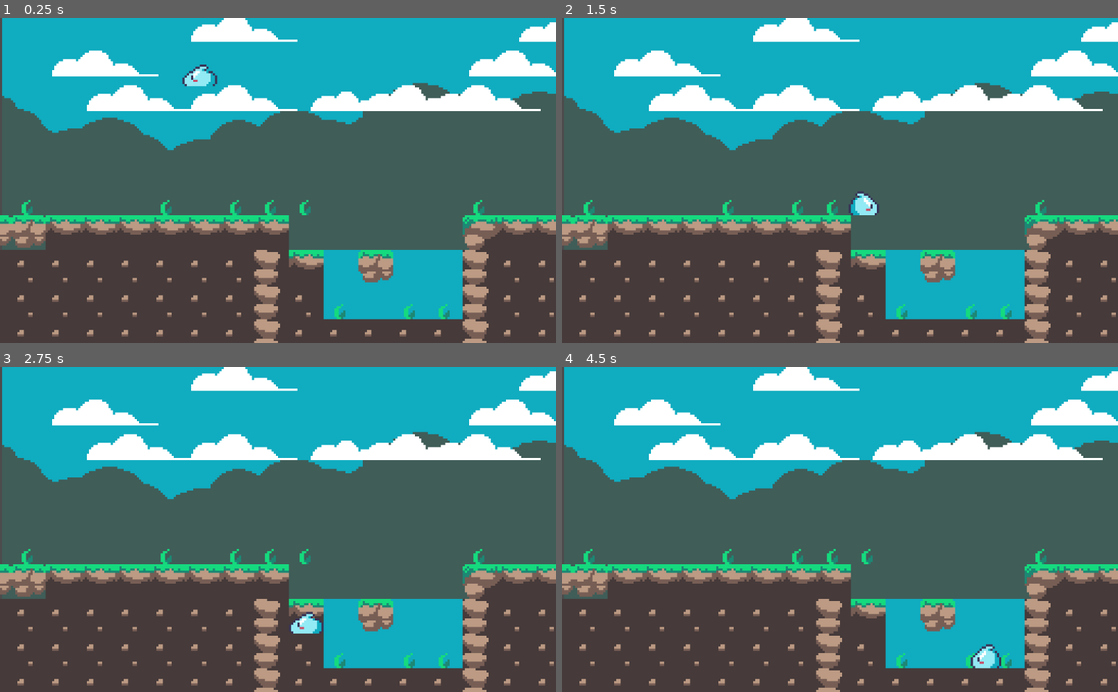
Above: before the commit, frames 1-4 (two rows, left to right).
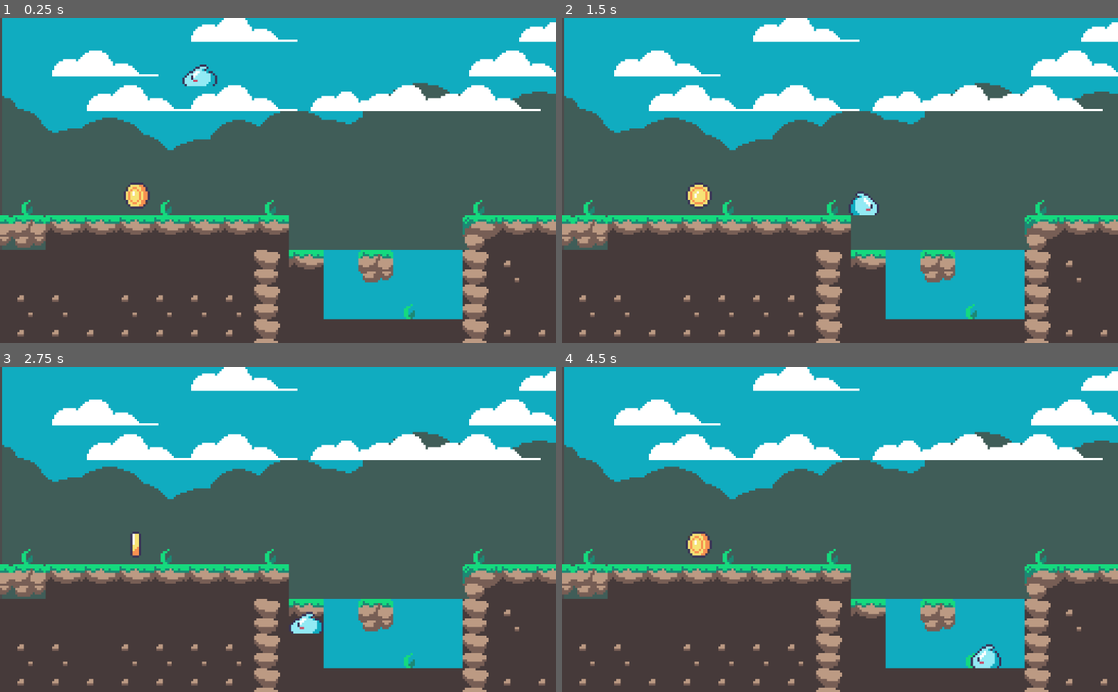
Above: after the commit, the same moments.

Repository: felixalguzman/turbo-couscous
Game: Godot game, scene res://Scenes/World.tscn
The game is run twice, just before and just after one commit, with the same random seed, the same clock (stepped at 60 frames per second) and the same inputs.
Inputs:
- Up to frame 1 (0.25 s): no input
- Up to frame 2 (1.5 s): tap Enter (ui_accept) at 0.5, 0.77 s; hold Right (ui_right) from 0.53 s (still down)
- Up to frame 3 (2.75 s): tap Enter (ui_accept) at 1.52 s; release Right (ui_right) at 2.03 s; hold Left (ui_left) from 2.03 s (still down)
- Up to frame 4 (4.5 s): release Left (ui_left) at 2.78 s; hold Right (ui_right) 2.78-4.28 s; tap Enter (ui_accept) at 3.02, 3.77 s; hold Left (ui_left) from 4.28 s (still down)

The runs differ from the first frame. In frame 1, 1.1% of the frame differs, in the area x 3-100%, y 50-99%; in frame 2, 1.0%; in frame 3, 0.9%; in frame 4, 1.1%.

Commit message:
Add coin
Coin sprite with animation

Diff:
--- /dev/null
+++ b/Scenes/Coin.tscn
@@ -0,0 +1,58 @@
+[gd_scene load_steps=6 format=2]
+
+[ext_resource path="res://Rocky Roads/coin.png" type="Texture" id=1]
+[ext_resource path="res://Scripts/Coin2D.gd" type="Script" id=2]
+
+[sub_resource type="CircleShape2D" id=1]
+radius = 6.0
+
+[sub_resource type="Animation" id=2]
+resource_name = "Idle"
+length = 0.7
+loop = true
+tracks/0/type = "value"
+tracks/0/path = NodePath("Sprite:frame")
+tracks/0/interp = 1
+tracks/0/loop_wrap = true
+tracks/0/imported = false
+tracks/0/enabled = true
+tracks/0/keys = {
+"times": PoolRealArray( 0, 0.2, 0.4, 0.7 ),
+"transitions": PoolRealArray( 1, 1, 1, 1 ),
+"update": 1,
+"values": [ 0, 1, 2, 3 ]
+}
+
+[sub_resource type="Animation" id=3]
+length = 0.001
+tracks/0/type = "value"
+tracks/0/path = NodePath("Sprite:frame")
+tracks/0/interp = 1
+tracks/0/loop_wrap = true
+tracks/0/imported = false
+tracks/0/enabled = true
+tracks/0/keys = {
+"times": PoolRealArray( 0 ),
+"transitions": PoolRealArray( 1 ),
+"update": 0,
+"values": [ 0 ]
+}
+
+[node name="Coin" type="Node2D"]
+
+[node name="Coin2D" type="Area2D" parent="."]
+script = ExtResource( 2 )
+
+[node name="CollisionShape2D" type="CollisionShape2D" parent="Coin2D"]
+shape = SubResource( 1 )
+
+[node name="Sprite" type="Sprite" parent="Coin2D"]
+texture = ExtResource( 1 )
+hframes = 4
+
+[node name="AnimationPlayer" type="AnimationPlayer" parent="Coin2D"]
+autoplay = "Idle"
+anims/Idle = SubResource( 2 )
+anims/RESET = SubResource( 3 )
+
+[connection signal="body_shape_entered" from="Coin2D" to="Coin2D" method="_on_Coin2D_body_shape_entered"]
--- a/Scenes/World.tscn
+++ b/Scenes/World.tscn
@@ -1,15 +1,25 @@
-[gd_scene load_steps=10 format=2]
+[gd_scene load_steps=14 format=2]
 
 [ext_resource path="res://Rocky Roads/tileset forest.png" type="Texture" id=1]
 [ext_resource path="res://Scenes/Player.tscn" type="PackedScene" id=2]
 [ext_resource path="res://Rocky Roads/background1.png" type="Texture" id=3]
 [ext_resource path="res://Rocky Roads/water_8frames.png" type="Texture" id=4]
 [ext_resource path="res://Rocky Roads/clouds.png" type="Texture" id=5]
+[ext_resource path="res://Scenes/Coin.tscn" type="PackedScene" id=6]
 
 [sub_resource type="ConvexPolygonShape2D" id=1]
 points = PoolVector2Array( 16, 16, 0, 16, 0, 0, 16, 0 )
 
 [sub_resource type="ConvexPolygonShape2D" id=3]
+points = PoolVector2Array( 0, 0, 16, 0, 16, 16, 0, 16 )
+
+[sub_resource type="ConvexPolygonShape2D" id=5]
+points = PoolVector2Array( 0, 0, 16, 0, 16, 16, 0, 16 )
+
+[sub_resource type="ConvexPolygonShape2D" id=6]
+points = PoolVector2Array( 0, 0, 16, 0, 16, 16, 0, 16 )
+
+[sub_resource type="ConvexPolygonShape2D" id=7]
 points = PoolVector2Array( 0, 0, 16, 0, 16, 16, 0, 16 )
 
 [sub_resource type="ConvexPolygonShape2D" id=4]
@@ -195,6 +205,78 @@
 9/shape_one_way_margin = 0.0
 9/shapes = [  ]
 9/z_index = 0
+10/name = "tileset forest.png 10"
+10/texture = ExtResource( 1 )
+10/tex_offset = Vector2( 0, 0 )
+10/modulate = Color( 1, 1, 1, 1 )
+10/region = Rect2( 32, 32, 16, 16 )
+10/tile_mode = 1
+10/autotile/bitmask_mode = 0
+10/autotile/bitmask_flags = [  ]
+10/autotile/icon_coordinate = Vector2( 0, 0 )
+10/autotile/tile_size = Vector2( 16, 16 )
+10/autotile/spacing = 0
+10/autotile/occluder_map = [  ]
+10/autotile/navpoly_map = [  ]
+10/autotile/priority_map = [  ]
+10/autotile/z_index_map = [  ]
+10/occluder_offset = Vector2( 0, 0 )
+10/navigation_offset = Vector2( 0, 0 )
+10/shape_offset = Vector2( 0, 0 )
+10/shape_transform = Transform2D( 1, 0, 0, 1, 0, 0 )
+10/shape = SubResource( 5 )
+10/shape_one_way = false
+10/shape_one_way_margin = 1.0
+10/shapes = [ {
+"autotile_coord": Vector2( 0, 0 ),
+"one_way": false,
+"one_way_margin": 1.0,
+"shape": SubResource( 5 ),
+"shape_transform": Transform2D( 1, 0, 0, 1, 0, 0 )
+} ]
+10/z_index = 0
+11/name = "tileset forest.png 11"
+11/texture = ExtResource( 1 )
+11/tex_offset = Vector2( 0, 0 )
+11/modulate = Color( 1, 1, 1, 1 )
+11/region = Rect2( 80, 32, 16, 16 )
+11/tile_mode = 0
+11/occluder_offset = Vector2( 0, 0 )
+11/navigation_offset = Vector2( 0, 0 )
+11/shape_offset = Vector2( 0, 0 )
+11/shape_transform = Transform2D( 1, 0, 0, 1, 0, 0 )
+11/shape = SubResource( 6 )
+11/shape_one_way = false
+11/shape_one_way_margin = 1.0
+11/shapes = [ {
+"autotile_coord": Vector2( 0, 0 ),
+"one_way": false,
+"one_way_margin": 1.0,
+"shape": SubResource( 6 ),
+"shape_transform": Transform2D( 1, 0, 0, 1, 0, 0 )
+} ]
+11/z_index = 0
+12/name = "tileset forest.png 12"
+12/texture = ExtResource( 1 )
+12/tex_offset = Vector2( 0, 0 )
+12/modulate = Color( 1, 1, 1, 1 )
+12/region = Rect2( 64, 48, 16, 16 )
+12/tile_mode = 0
+12/occluder_offset = Vector2( 0, 0 )
+12/navigation_offset = Vector2( 0, 0 )
+12/shape_offset = Vector2( 0, 0 )
+12/shape_transform = Transform2D( 1, 0, 0, 1, 0, 0 )
+12/shape = SubResource( 7 )
+12/shape_one_way = false
+12/shape_one_way_margin = 1.0
+12/shapes = [ {
+"autotile_coord": Vector2( 0, 0 ),
+"one_way": false,
+"one_way_margin": 1.0,
+"shape": SubResource( 7 ),
+"shape_transform": Transform2D( 1, 0, 0, 1, 0, 0 )
+} ]
+12/z_index = 0
 
 [node name="World" type="Node2D"]
 
@@ -213,7 +295,7 @@
 tile_set = SubResource( 2 )
 cell_size = Vector2( 16, 16 )
 format = 1
-tile_data = PoolIntArray( -327686, 6, 0, -393213, 8, 0, -196 …(243 unchanged characters)… 7, 0, 0, 8, 0, 0, 131060, 3, 0, 131061, 3, 0, 131062, 3, 0, 131063, 3, 0, 131064, 3, 0, 131065, 3, 0, 131066, 3, 0, 131067, 3, 0, 131068, 2, 0, 131069, 9, 0, 131071, 0, 0, 65538, 2, 0, 65539, 3, 0, 65540, 3, 0, 65541, 3, 0, 65542, 4, 0, 65543, 2, 0, 196596, 3, 0, 196597, 3, 0, 196598, 3, 0, 196599, 3, 0, 196600, 3, 0, 196601, 3, 0, 196602, 3, 0, 196603, 3, 0, 196604, 2, 0, 196605, 3, 0, 196606, 4, 0, 131072, 4, 0, 131073, 4, 0, 131074, 2, 0, 131075, 3, 0, 131076, 3, 0, 131077, 3, 0, 131078, 2, 0, 262132, 3, 0, 262133, 3, 0, 262134, 3, 0, 262135, 3, 0, 262136, 3, 0, 262137, 3, 0, 262138, 3, 0, 262139, 3, 0, 262140, 2, 0, 262141, 3, 0, 262142, 3, 0, 262143, 3, 0, 196608, 3, 0, 196609, 3, 0, 196610, 2, 0, 196611, 3, 0, 196612, 3, 0, 196613, 3, 0 )
+tile_data = PoolIntArray( -327686, 6, 0, -393213, 8, 0, -196 …(243 unchanged characters)… 7, 0, 0, 8, 0, 0, 131060, 3, 0, 131061, 12, 0, 131062, 12, 0, 131063, 12, 0, 131064, 12, 0, 131065, 12, 0, 131066, 12, 0, 131067, 12, 0, 131068, 2, 0, 131069, 9, 0, 131071, 0, 0, 65538, 2, 0, 65539, 3, 0, 65540, 12, 0, 65541, 12, 0, 65542, 4, 0, 65543, 2, 0, 196596, 3, 0, 196597, 3, 0, 196598, 3, 0, 196599, 12, 0, 196600, 3, 0, 196601, 3, 0, 196602, 3, 0, 196603, 3, 0, 196604, 2, 0, 196605, 12, 0, 131072, 4, 0, 131074, 2, 0, 131075, 12, 0, 131076, 12, 0, 131077, 3, 0, 131078, 2, 0, 262132, 3, 0, 262133, 3, 0, 262134, 3, 0, 262135, 3, 0, 262136, 3, 0, 262137, 3, 0, 262138, 3, 0, 262139, 3, 0, 262140, 2, 0, 262141, 12, 0, 262142, 12, 0, 262143, 12, 0, 196608, 12, 0, 196609, 12, 0, 196610, 2, 0, 196611, 3, 0, 196612, 3, 0, 196613, 3, 0 )
 
 [node name="TileMap2" type="TileMap" parent="."]
 z_index = -1
@@ -222,7 +304,7 @@
 collision_layer = 2
 navigation_layers = 2
 format = 1
-tile_data = PoolIntArray( -262154, 6, 0, -327678, 6, 0, -196614, 6, 0, -196609, 6, 0, -131066, 4, 0, -11, 4, 0, -7, 4, 0, -5, 4, 0, -4, 4, 0, -3, 4, 0, -65534, 4, 0, 65524, 0, 0, 65525 …(952 unchanged characters)…
+tile_data = PoolIntArray( -262154, 6, 0, -327678, 6, 0, -196614, 6, 0, -196609, 6, 0, -11, 4, 0, -7, 4, 0, -4, 4, 0, -65534, 4, 0, 65524, 0, 0, 65525 …(952 unchanged characters)…
 
 [node name="Camera2D" type="Camera2D" parent="."]
 position = Vector2( -53, -16 )
@@ -231,3 +313,6 @@
 
 [node name="KinematicBody2D" parent="." instance=ExtResource( 2 )]
 position = Vector2( -89, -87 )
+
+[node name="Coin" parent="." instance=ExtResource( 6 )]
+position = Vector2( -118, -9 )
--- /dev/null
+++ b/Scripts/Coin2D.gd
@@ -0,0 +1,9 @@
+extends Area2D
+
+
+
+
+
+func _on_Coin2D_body_shape_entered(body_rid, body, body_shape_index, local_shape_index):
+	queue_free()
+	pass # Replace with function body.
Not shown, added: export_presets.cfg
